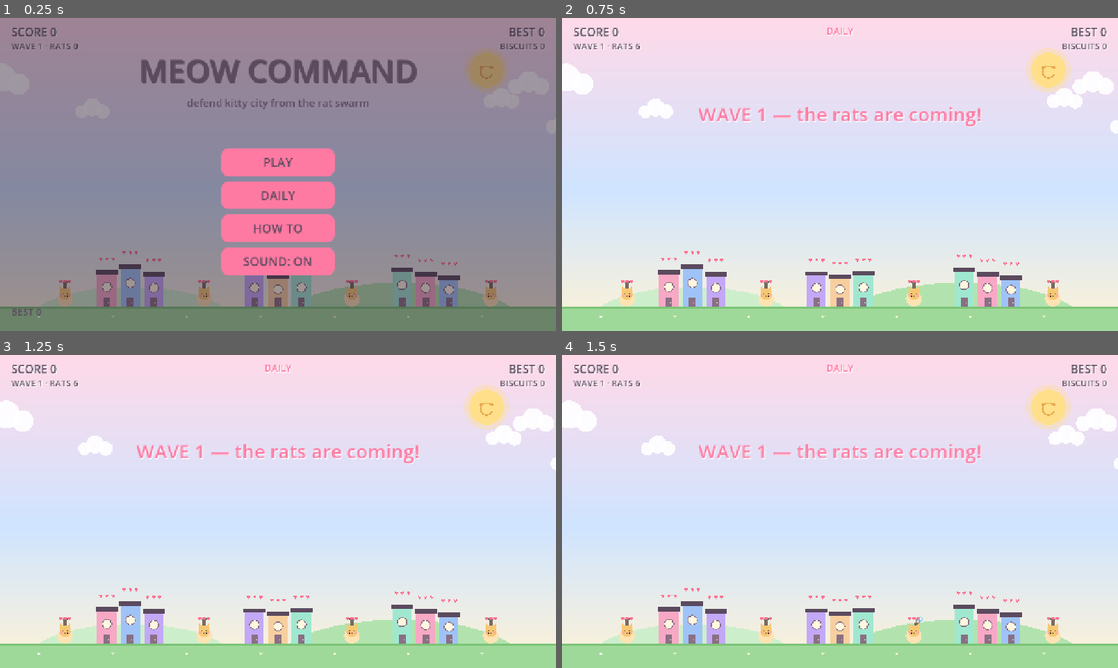
Above: before the commit, frames 1-4 (two rows, left to right).
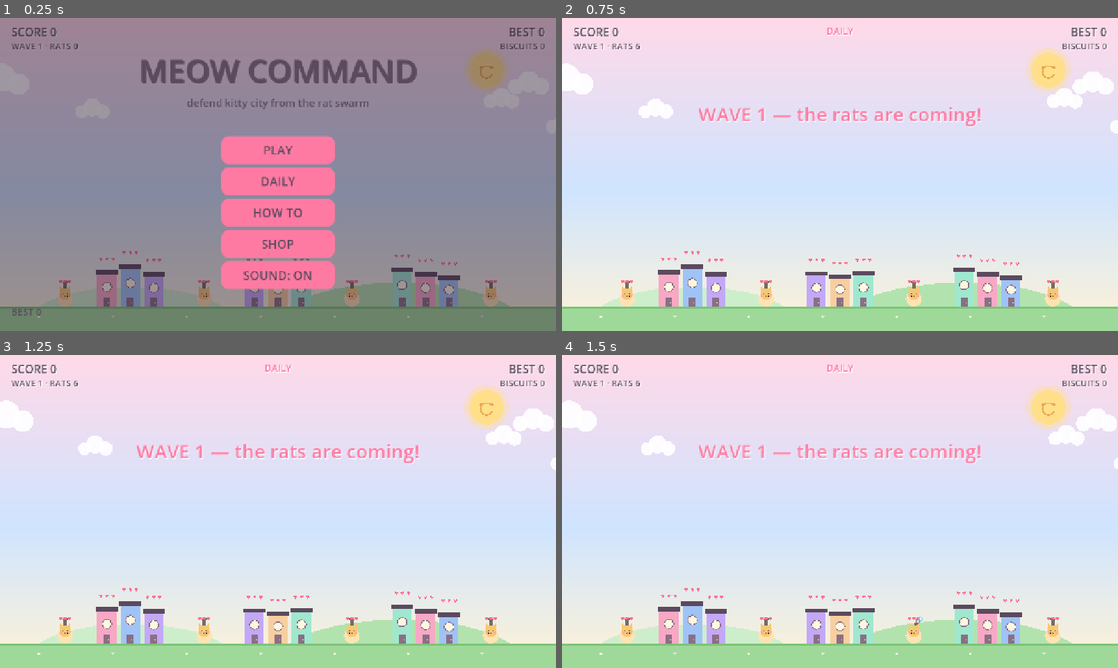
Above: after the commit, the same moments.

Repository: vl4dt/meow-command
Game: Godot game, scene res://scenes/main.tscn
The game is run twice, just before and just after one commit, with the same random seed, the same clock (stepped at 60 frames per second) and the same inputs.
Inputs (mouse positions are in pixels of both pictures, inside the frame that each line leads up to):
- Up to frame 1 (0.25 s): no input
- Up to frame 2 (0.75 s): click "DAILY" at 0.5 s
- Up to frame 3 (1.25 s): no input
- Up to frame 4 (1.5 s): move the mouse to (962, 495) at 1.27 s; click (962, 495) at 1.42 s

The runs differ from the first frame. In frame 1, 4.7% of the frame differs, in the area x 39-61%, y 37-87%; in frame 2, nothing differs; in frame 3, nothing differs; in frame 4, nothing differs.

Commit message:
Meow Command: Batch 2 - themes, skins, shop, achievements (bi8.12)
- palette.gd: static-var palette + THEMES (classic/sakura/midnight) + apply_theme()
- shop_screen.gd: theme switching (free), cat skins (mochi 100 / miso 250 / peppermint 500 biscuits), trophy shelf
- meta.gd: 10 achievements + has_achievement()
- game.gd: theme applied at boot, shop wiring, achievement triggers (first kill, combos, king, waves, kills, score, biscuits, collector)
- title screen: SHOP button; game-over: PLAY AGAIN / SHOP / COPY SCORE / MENU
- gameplay_test: name-based kill check (no freed-capture warning)
- verify.ps1 gate: ALL CHECKS PASSED

Diff:
--- a/scripts/game.gd
+++ b/scripts/game.gd
@@ -89,6 +89,7 @@
 var title_screen: Node
 var pause_screen: Node
 var howto_screen: Node
+var shop_screen: Node
 
 var hud_layer: CanvasLayer
 var score_label: Label
@@ -112,6 +113,7 @@
 func _ready() -> void:
 	randomize()
 	Meta.load_all()
+	Palette.apply_theme(Meta.theme)
 	best = Meta.best
 	sound_on = Meta.sound_on
 	sfx = SfxScript.new()
@@ -273,6 +275,10 @@
 	add_child(howto_screen)
 	howto_screen.setup(self)
 
+	shop_screen = ShopScreen.new()
+	add_child(shop_screen)
+	shop_screen.setup(self)
+
 
 func _build_gameover() -> void:
 	gameover_layer = CanvasLayer.new()
@@ -310,9 +316,10 @@
 	newbest_label.rotation = -0.18
 	gameover_layer.add_child(newbest_label)
 
-	_make_button("PLAY AGAIN", Vector2(540.0, 430.0), func(): _restart_run(), gameover_layer)
-	copy_btn = _make_button("COPY SCORE", Vector2(540.0, 510.0), _copy_score, gameover_layer)
-	_make_button("MENU", Vector2(540.0, 590.0), func(): _to_title(), gameover_layer)
+	_make_button("PLAY AGAIN", Vector2(540.0, 396.0), func(): _restart_run(), gameover_layer)
+	_make_button("SHOP", Vector2(540.0, 468.0), func(): _show_shop(), gameover_layer)
+	copy_btn = _make_button("COPY SCORE", Vector2(540.0, 540.0), _copy_score, gameover_layer)
+	_make_button("MENU", Vector2(540.0, 612.0), func(): _to_title(), gameover_layer)
 
 
 func _make_label(x: float, y: float, size: int, color: Color) -> Label:
@@ -433,6 +440,7 @@
 	title_screen.visible = false
 	pause_screen.visible = false
 	howto_screen.visible = false
+	shop_screen.visible = false
 	gameover_layer.visible = false
 	_start_wave(1)
 	_update_hud()
@@ -461,6 +469,7 @@
 	gameover_layer.visible = false
 	pause_screen.visible = false
 	howto_screen.visible = false
+	shop_screen.visible = false
 	title_screen.visible = true
 	title_screen.refresh_wallet()
 	_update_hud()
@@ -489,6 +498,14 @@
 
 func _hide_howto() -> void:
 	howto_screen.hide_screen()
+
+
+func _show_shop() -> void:
+	shop_screen.show_screen()
+
+
+func _hide_shop() -> void:
+	shop_screen.hide_screen()
 
 
 func _toggle_sound() -> void:
@@ -538,6 +555,10 @@
 		_show_banner("WAVE %d — %s" % [n, FLAVOR[(n - 1) % FLAVOR.size()]])
 		sfx.play("wave")
 	sfx.switch_tier(_tier_for(n))
+	if n >= 5:
+		_check_achievement("wave5")
+	if n >= 10:
+		_check_achievement("wave10")
 	_update_hud()
 
 
@@ -886,6 +907,7 @@
 		_spawn_children(d.position, d.target, 2)
 	elif d.kind == RatMissile.Kind.KING:
 		Meta.stats["bosses"] = int(Meta.stats.get("bosses", 0)) + 1
+		_check_achievement("king_slayer")
 		_spawn_explosion(d.position, 90.0, true)
 		_spawn_children(d.position, d.target, 4)
 		_shake(14.0)
@@ -898,6 +920,10 @@
 	elif r < BISCUIT_DROP_CHANCE + POWERUP_DROP_CHANCE:
 		_drop_powerup(d.position)
 	kills_run += 1
+	if kills_run >= 1:
+		_check_achievement("first_kill")
+	if kills_run >= 50:
+		_check_achievement("kills50")
 	_combo_milestone_check()
 	# Clutch: the last rat of the wave slows the world for a beat.
 	if rats.is_empty() and rats_to_spawn == 0 and state == State.PLAYING:
@@ -943,6 +969,22 @@
 		_show_banner("COMBO ×%d!" % (lvl + 1))
 		sfx.play("combo_up")
 		_vibrate(20)
+	if combo >= 5:
+		_check_achievement("combo5")
+	if combo >= 13:
+		_check_achievement("combo13")
+
+
+## Unlock an achievement once; celebrate with banner + chime + confetti.
+func _check_achievement(id: String) -> void:
+	if Meta.has_achievement(id):
+		return
+	Meta.achievements.append(id)
+	Meta.save_all()
+	var name := str(Meta.ACHIEVEMENTS.get(id, id)).split(" — ")[0]
+	_show_banner("TROPHY: " + name.to_upper())
+	sfx.play("unlock")
+	fx.confetti()
 
 
 func _fmt_mult(m: float) -> String:
@@ -1063,6 +1105,8 @@
 	Meta.stats["best_combo"] = maxi(int(Meta.stats.get("best_combo", 0)), best_combo_run)
 	Meta.stats["biscuits_earned"] = int(Meta.stats.get("biscuits_earned", 0)) + biscuit_run
 	Meta.biscuits += biscuit_run
+	if Meta.biscuits >= 100:
+		_check_achievement("biscuits100")
 	if daily:
 		var ds := Meta.daily_seed()
 		if int(Meta.daily.get("date", 0)) != ds:
@@ -1107,6 +1151,8 @@
 	score += points
 	if score > best:
 		best = score
+	if score >= 1000:
+		_check_achievement("score1000")
 	_update_hud()
 
 
--- a/scripts/meta.gd
+++ b/scripts/meta.gd
@@ -20,6 +20,20 @@
 	"biscuits_earned": 0, "bosses": 0,
 }
 static var daily: Dictionary = {"date": 0, "score": 0}
+
+## Trophy shelf: id -> "Name — description".
+const ACHIEVEMENTS := {
+	"first_kill": "First Pounce — pop your first rat",
+	"combo5": "Chain Reaction — reach a ×2 combo",
+	"combo13": "Cat-nado — reach a ×4 combo",
+	"king_slayer": "Rat King Slayer — defeat the Rat King",
+	"wave5": "Survivor — reach wave 5",
+	"wave10": "Veteran — reach wave 10",
+	"kills50": "Sharpshooter — pop 50 rats in one run",
+	"score1000": "Century Club — score 1000 in one run",
+	"biscuits100": "Biscuit Baker — earn 100 biscuits total",
+	"collector": "Collector — own every cat skin",
+}
 
 
 static func load_all() -> void:
@@ -68,6 +82,10 @@
 	return owned.has(id)
 
 
+static func has_achievement(id: String) -> bool:
+	return achievements.has(id)
+
+
 ## Today's seed (yyyymmdd) for the daily challenge.
 static func daily_seed() -> int:
 	var d := Time.get_date_dict_from_system()
--- a/scripts/palette.gd
+++ b/scripts/palette.gd
@@ -1,58 +1,156 @@
 class_name Palette
 extends RefCounted
-## Shared pastel palette for the whole game — one place to retheme.
+## Shared palette for the whole game — one place to retheme.
+## Colors are static vars so a theme can re-tint them at runtime;
+## THEMES holds the full color sets and apply_theme(name) activates one.
+## Every theme defines every key (rats keep their invader colors).
 
 # --- Sky & world ---
-const SKY_TOP := Color("#ffd9e8")
-const SKY_MID := Color("#cfe4ff")
-const SKY_BOTTOM := Color("#fff3d6")
-const SUN := Color("#ffdf8a")
-const SUN_FACE := Color("#e8a94e")
-const CLOUD := Color("white", 0.9)
-const HILL_FAR := Color("#cdeecb")
-const HILL_NEAR := Color("#b2e3ae")
-const GROUND := Color("#9fd99a")
-const GROUND_EDGE := Color("#7cc477")
+static var SKY_TOP := Color("#ffd9e8")
+static var SKY_MID := Color("#cfe4ff")
+static var SKY_BOTTOM := Color("#fff3d6")
+static var SUN := Color("#ffdf8a")
+static var SUN_FACE := Color("#e8a94e")
+static var CLOUD := Color("white", 0.9)
+static var HILL_FAR := Color("#cdeecb")
+static var HILL_NEAR := Color("#b2e3ae")
+static var GROUND := Color("#9fd99a")
+static var GROUND_EDGE := Color("#7cc477")
 
 # --- Cat city ---
-const BUILDING_COLORS: Array[Color] = [
+static var BUILDING_COLORS: Array = [
 	Color("#f7a8c4"),
 	Color("#9fc3f7"),
 	Color("#c3a8f7"),
 	Color("#f7cf9f"),
 	Color("#9fe8cf"),
 ]
-const BUILDING_ROOF := Color("#5b4a5e")
-const WINDOW := Color("#fff8e1")
-const WINDOW_FRAME := Color("#8a6f84")
-const DOOR := Color("#8a6f84")
-const HEART := Color("#ff6f91")
-const RUBBLE := Color("#b9a8a0")
+static var BUILDING_ROOF := Color("#5b4a5e")
+static var WINDOW := Color("#fff8e1")
+static var WINDOW_FRAME := Color("#8a6f84")
+static var DOOR := Color("#8a6f84")
+static var HEART := Color("#ff6f91")
+static var RUBBLE := Color("#b9a8a0")
 
 # --- Turrets ---
-const TURRET_BODY := Color("#f7c873")
-const TURRET_BELLY := Color("#ffe3b3")
-const TURRET_BARREL := Color("#7a6a5f")
-const CAT_EYE := Color("#3a2e2a")
-const CAT_CHEEK := Color("#ff9eb5")
-const TURRET_DEAD := Color("#b8b0ad")
+static var TURRET_BODY := Color("#f7c873")
+static var TURRET_BELLY := Color("#ffe3b3")
+static var TURRET_BARREL := Color("#7a6a5f")
+static var CAT_EYE := Color("#3a2e2a")
+static var CAT_CHEEK := Color("#ff9eb5")
+static var TURRET_DEAD := Color("#b8b0ad")
 
 # --- Rats (the invaders) ---
-const RAT_BODY := Color("#d9a066")
-const RAT_SPLITTER := Color("#c96a4a")
-const RAT_EAR := Color("#a9744f")
-const RAT_MUZZLE := Color("#f3d3b3")
-const RAT_EYE := Color("#3a2e2a")
-const RAT_NOSE := Color("#4a3728")
-const RAT_TONGUE := Color("#ff8fa3")
-const RAT_TRAIL := Color("#ffc98a")
+static var RAT_BODY := Color("#d9a066")
+static var RAT_SPLITTER := Color("#c96a4a")
+static var RAT_EAR := Color("#a9744f")
+static var RAT_MUZZLE := Color("#f3d3b3")
+static var RAT_EYE := Color("#3a2e2a")
+static var RAT_NOSE := Color("#4a3728")
+static var RAT_TONGUE := Color("#ff8fa3")
+static var RAT_TRAIL := Color("#ffc98a")
 
 # --- Player & FX ---
-const PLAYER_MISSILE := Color("#6fd3ff")
-const EXPLOSION_OUT := Color("#ffb3c7")
-const EXPLOSION_IN := Color("#fff1f5")
+static var PLAYER_MISSILE := Color("#6fd3ff")
+static var EXPLOSION_OUT := Color("#ffb3c7")
+static var EXPLOSION_IN := Color("#fff1f5")
 
 # --- UI ---
-const UI_TEXT := Color("#5b4a5e")
-const UI_ACCENT := Color("#ff7aa2")
-const OVERLAY_DIM := Color("#3a2e4a", 0.55)
+static var UI_TEXT := Color("#5b4a5e")
+static var UI_ACCENT := Color("#ff7aa2")
+static var OVERLAY_DIM := Color("#3a2e4a", 0.55)
+
+
+## Full color sets. "default" mirrors the static vars above.
+const THEMES := {
+	"default": {
+		"SKY_TOP": Color("#ffd9e8"), "SKY_MID": Color("#cfe4ff"), "SKY_BOTTOM": Color("#fff3d6"),
+		"SUN": Color("#ffdf8a"), "SUN_FACE": Color("#e8a94e"), "CLOUD": Color("white", 0.9),
+		"HILL_FAR": Color("#cdeecb"), "HILL_NEAR": Color("#b2e3ae"),
+		"GROUND": Color("#9fd99a"), "GROUND_EDGE": Color("#7cc477"),
+		"BUILDING_COLORS": [Color("#f7a8c4"), Color("#9fc3f7"), Color("#c3a8f7"), Color("#f7cf9f"), Color("#9fe8cf")],
+		"BUILDING_ROOF": Color("#5b4a5e"), "WINDOW": Color("#fff8e1"), "WINDOW_FRAME": Color("#8a6f84"),
+		"DOOR": Color("#8a6f84"), "HEART": Color("#ff6f91"), "RUBBLE": Color("#b9a8a0"),
+		"TURRET_BODY": Color("#f7c873"), "TURRET_BELLY": Color("#ffe3b3"), "TURRET_BARREL": Color("#7a6a5f"),
+		"CAT_EYE": Color("#3a2e2a"), "CAT_CHEEK": Color("#ff9eb5"), "TURRET_DEAD": Color("#b8b0ad"),
+		"RAT_BODY": Color("#d9a066"), "RAT_SPLITTER": Color("#c96a4a"), "RAT_EAR": Color("#a9744f"),
+		"RAT_MUZZLE": Color("#f3d3b3"), "RAT_EYE": Color("#3a2e2a"), "RAT_NOSE": Color("#4a3728"),
+		"RAT_TONGUE": Color("#ff8fa3"), "RAT_TRAIL": Color("#ffc98a"),
+		"PLAYER_MISSILE": Color("#6fd3ff"), "EXPLOSION_OUT": Color("#ffb3c7"), "EXPLOSION_IN": Color("#fff1f5"),
+		"UI_TEXT": Color("#5b4a5e"), "UI_ACCENT": Color("#ff7aa2"), "OVERLAY_DIM": Color("#3a2e4a", 0.55),
+	},
+	"sakura": {
+		"SKY_TOP": Color("#ffe0f0"), "SKY_MID": Color("#ffd0e8"), "SKY_BOTTOM": Color("#fff0f6"),
+		"SUN": Color("#ffc2d8"), "SUN_FACE": Color("#e87ba4"), "CLOUD": Color("white", 0.9),
+		"HILL_FAR": Color("#e9c9e2"), "HILL_NEAR": Color("#d9a9cd"),
+		"GROUND": Color("#c9a1c1"), "GROUND_EDGE": Color("#b181a9"),
+		"BUILDING_COLORS": [Color("#ffb4d2"), Color("#a9d8ff"), Color("#d4b4ff"), Color("#ffd5a9"), Color("#a9e8d1")],
+		"BUILDING_ROOF": Color("#6a4a60"), "WINDOW": Color("#fff6fb"), "WINDOW_FRAME": Color("#9a7a8c"),
+		"DOOR": Color("#9a7a8c"), "HEART": Color("#ff5f90"), "RUBBLE": Color("#c1a9b1"),
+		"TURRET_BODY": Color("#f7c873"), "TURRET_BELLY": Color("#ffe3b3"), "TURRET_BARREL": Color("#7a6a5f"),
+		"CAT_EYE": Color("#3a2e2a"), "CAT_CHEEK": Color("#ff8fb1"), "TURRET_DEAD": Color("#c1b1b9"),
+		"RAT_BODY": Color("#d9a066"), "RAT_SPLITTER": Color("#c96a4a"), "RAT_EAR": Color("#a9744f"),
+		"RAT_MUZZLE": Color("#f3d3b3"), "RAT_EYE": Color("#3a2e2a"), "RAT_NOSE": Color("#4a3728"),
+		"RAT_TONGUE": Color("#ff8fa3"), "RAT_TRAIL": Color("#ffc98a"),
+		"PLAYER_MISSILE": Color("#9fd8ff"), "EXPLOSION_OUT": Color("#ff9fc1"), "EXPLOSION_IN": Color("#fff0f8"),
+		"UI_TEXT": Color("#5e4a60"), "UI_ACCENT": Color("#ff5fa0"), "OVERLAY_DIM": Color("#4a2e4a", 0.55),
+	},
+	"midnight": {
+		"SKY_TOP": Color("#191f38"), "SKY_MID": Color("#272d52"), "SKY_BOTTOM": Color("#383e68"),
+		"SUN": Color("#e9e9ff"), "SUN_FACE": Color("#b9b9e2"), "CLOUD": Color("white", 0.22),
+		"HILL_FAR": Color("#2e4a4c"), "HILL_NEAR": Color("#254042"),
+		"GROUND": Color("#2b4b3b"), "GROUND_EDGE": Color("#1f3a2e"),
+		"BUILDING_COLORS": [Color("#7a8fd6"), Color("#8fd6cb"), Color("#b48fd6"), Color("#d6b490"), Color("#8fd6a9")],
+		"BUILDING_ROOF": Color("#14172e"), "WINDOW": Color("#ffe89f"), "WINDOW_FRAME": Color("#272d52"),
+		"DOOR": Color("#272d52"), "HEART": Color("#ff6f91"), "RUBBLE": Color("#5b607c"),
+		"TURRET_BODY": Color("#e9b960"), "TURRET_BELLY": Color("#ffd9a0"), "TURRET_BARREL": Color("#5b607c"),
+		"CAT_EYE": Color("#f0f0ff"), "CAT_CHEEK": Color("#ff8fb1"), "TURRET_DEAD": Color("#4b506c"),
+		"RAT_BODY": Color("#d9a066"), "RAT_SPLITTER": Color("#c96a4a"), "RAT_EAR": Color("#a9744f"),
+		"RAT_MUZZLE": Color("#f3d3b3"), "RAT_EYE": Color("#ffd24a"), "RAT_NOSE": Color("#4a3728"),
+		"RAT_TONGUE": Color("#ff8fa3"), "RAT_TRAIL": Color("#ffc98a"),
+		"PLAYER_MISSILE": Color("#8fd8ff"), "EXPLOSION_OUT": Color("#b48fd6"), "EXPLOSION_IN": Color("#f0e9ff"),
+		"UI_TEXT": Color("#ece4f4"), "UI_ACCENT": Color("#c990ff"), "OVERLAY_DIM": Color("#0a0a1c", 0.65),
+	},
+}
+
+
+## Activate a theme by name ("default" | "sakura" | "midnight").
+static func apply_theme(name: String) -> void:
+	var t: Dictionary = THEMES.get(name, THEMES["default"])
+	SKY_TOP = t["SKY_TOP"]
+	SKY_MID = t["SKY_MID"]
+	SKY_BOTTOM = t["SKY_BOTTOM"]
+	SUN = t["SUN"]
+	SUN_FACE = t["SUN_FACE"]
+	CLOUD = t["CLOUD"]
+	HILL_FAR = t["HILL_FAR"]
+	HILL_NEAR = t["HILL_NEAR"]
+	GROUND = t["GROUND"]
+	GROUND_EDGE = t["GROUND_EDGE"]
+	BUILDING_COLORS = t["BUILDING_COLORS"]
+	BUILDING_ROOF = t["BUILDING_ROOF"]
+	WINDOW = t["WINDOW"]
+	WINDOW_FRAME = t["WINDOW_FRAME"]
+	DOOR = t["DOOR"]
+	HEART = t["HEART"]
+	RUBBLE = t["RUBBLE"]
+	TURRET_BODY = t["TURRET_BODY"]
+	TURRET_BELLY = t["TURRET_BELLY"]
+	TURRET_BARREL = t["TURRET_BARREL"]
+	CAT_EYE = t["CAT_EYE"]
+	CAT_CHEEK = t["CAT_CHEEK"]
+	TURRET_DEAD = t["TURRET_DEAD"]
+	RAT_BODY = t["RAT_BODY"]
+	RAT_SPLITTER = t["RAT_SPLITTER"]
+	RAT_EAR = t["RAT_EAR"]
+	RAT_MUZZLE = t["RAT_MUZZLE"]
+	RAT_EYE = t["RAT_EYE"]
+	RAT_NOSE = t["RAT_NOSE"]
+	RAT_TONGUE = t["RAT_TONGUE"]
+	RAT_TRAIL = t["RAT_TRAIL"]
+	PLAYER_MISSILE = t["PLAYER_MISSILE"]
+	EXPLOSION_OUT = t["EXPLOSION_OUT"]
+	EXPLOSION_IN = t["EXPLOSION_IN"]
+	UI_TEXT = t["UI_TEXT"]
+	UI_ACCENT = t["UI_ACCENT"]
+	OVERLAY_DIM = t["OVERLAY_DIM"]
--- /dev/null
+++ b/scripts/shop_screen.gd
@@ -0,0 +1,211 @@
+class_name ShopScreen
+extends CanvasLayer
+## Shop: themes (free to switch), cat skins (biscuit currency), trophy shelf.
+## Skins are drop-in art (assets/sprites/cat_<skin>.png, see ART_SPECS.md) —
+## without the file the cat stays classic, which is fine and cute.
+
+var _game: Node = null
+var _wallet: Label = null
+var _theme_btns: Dictionary = {}
+var _skin_btns: Dictionary = {}
+var _trophy_labels: Array = []
+
+const SKINS := {
+	"default": {"name": "CLASSIC", "cost": 0},
+	"mochi": {"name": "MOCHI", "cost": 100},
+	"miso": {"name": "MISO", "cost": 250},
+	"peppermint": {"name": "PEPPERMINT", "cost": 500},
+}
+const THEME_NAMES := {
+	"default": "CLASSIC",
+	"sakura": "SAKURA",
+	"midnight": "MIDNIGHT",
+}
+
+
+func setup(game: Node) -> void:
+	_game = game
+	layer = 13
+	process_mode = Node.PROCESS_MODE_ALWAYS
+	_build()
+	refresh()
+	visible = false
+
+
+func show_screen() -> void:
+	refresh()
+	visible = true
+
+
+func hide_screen() -> void:
+	visible = false
+
+
+func _unhandled_input(event: InputEvent) -> void:
+	if event.is_action_pressed("ui_cancel"):
+		_game._hide_shop()
+
+
+func refresh() -> void:
+	if _wallet != null:
+		_wallet.text = "BISCUITS %d" % Meta.biscuits
+	for id in _theme_btns:
+		var b: Button = _theme_btns[id]
+		b.text = THEME_NAMES[id] + ("  ●" if Meta.theme == id else "")
+	for id in _skin_btns:
+		var b: Button = _skin_btns[id]
+		var cost: int = int(SKINS[id]["cost"])
+		if Meta.skin == id:
+			b.text = str(SKINS[id]["name"]) + "  ●"
+		elif Meta.has("skin_" + id):
+			b.text = str(SKINS[id]["name"]) + "  ✓"
+		else:
+			b.text = str(SKINS[id]["name"]) + "  %d" % cost
+	for e in _trophy_labels:
+		var l: Label = e["label"]
+		var unlocked := Meta.has_achievement(str(e["id"]))
+		l.text = ("★ " if unlocked else "☆ ") + str(Meta.ACHIEVEMENTS.get(str(e["id"]), e["id"]))
+		l.add_theme_color_override("font_color",
+			Palette.UI_ACCENT if unlocked else Color(Palette.UI_TEXT, 0.45))
+
+
+# ---------------------------------------------------------------- actions
+
+func _pick_theme(id: String) -> void:
+	Meta.theme = id
+	Meta.save_all()
+	Palette.apply_theme(id)
+	_game.sfx.play("biscuit")
+	refresh()
+
+
+func _buy_skin(id: String) -> void:
+	var cost: int = int(SKINS[id]["cost"])
+	if Meta.has("skin_" + id):
+		Meta.skin = id
+		Meta.save_all()
+		_game.sfx.play("biscuit")
+		refresh()
+		return
+	if Meta.biscuits < cost:
+		_game.sfx.play("city_hit")
+		return
+	Meta.biscuits -= cost
+	Meta.owned.append("skin_" + id)
+	Meta.skin = id
+	Meta.save_all()
+	_game.sfx.play("unlock")
+	_game.fx.confetti()
+	if _all_skins_owned():
+		_game._check_achievement("collector")
+	refresh()
+
+
+func _all_skins_owned() -> bool:
+	for id in SKINS:
+		if not Meta.has("skin_" + id):
+			return false
+	return true
+
+
+# ------------------------------------------------------------------- build
+
+func _build() -> void:
+	var dim := ColorRect.new()
+	dim.color = Color(0.16, 0.1, 0.18, 0.65)
+	dim.position = Vector2.ZERO
+	dim.size = Vector2(1280, 720)
+	add_child(dim)
+
+	var title := _make_label(0, 34, 48, Palette.UI_TEXT)
+	title.text = "SHOP"
+	title.horizontal_alignment = HORIZONTAL_ALIGNMENT_CENTER
+	title.size = Vector2(1280, 60)
+	add_child(title)
+
+	_wallet = _make_label(0, 92, 24, Palette.UI_ACCENT)
+	_wallet.horizontal_alignment = HORIZONTAL_ALIGNMENT_CENTER
+	_wallet.size = Vector2(1280, 32)
+	add_child(_wallet)
+
+	# Themes (free to switch — visual customization)
+	var th := _make_label(140, 144, 22, Palette.UI_ACCENT)
+	th.text = "THEMES — FREE"
+	add_child(th)
+	var txs := [140.0, 480.0, 820.0]
+	var tids := ["default", "sakura", "midnight"]
+	for i in tids.size():
+		var id: String = tids[i]
+		var b := _make_button("", Vector2(txs[i], 182), _make_theme_cb(id))
+		b.size = Vector2(280, 56)
+		_theme_btns[id] = b
+
+	# Cat skins (biscuit currency)
+	var sh := _make_label(140, 268, 22, Palette.UI_ACCENT)
+	sh.text = "CAT SKINS"
+	add_child(sh)
+	var sxs := [140.0, 390.0, 640.0, 890.0]
+	var sids := ["default", "mochi", "miso", "peppermint"]
+	for i in sids.size():
+		var id: String = sids[i]
+		var b := _make_button("", Vector2(sxs[i], 306), _make_skin_cb(id))
+		b.size = Vector2(230, 56)
+		_skin_btns[id] = b
+
+	# Trophy shelf
+	var ah := _make_label(140, 394, 22, Palette.UI_ACCENT)
+	ah.text = "TROPHIES"
+	add_child(ah)
+	var col := 0
+	var y := 432.0
+	for id in Meta.ACHIEVEMENTS:
+		var l := _make_label(0.0, 0.0, 17, Palette.UI_TEXT)
+		l.size = Vector2(520, 26)
+		l.position = Vector2(140.0 + float(col) * 520.0, y)
+		add_child(l)
+		_trophy_labels.append({"id": id, "label": l})
+		col += 1
+		if col == 2:
+			col = 0
+			y += 36.0
+
+	_make_button("BACK", Vector2(1280.0 / 2.0 - 130.0, 648), func(): _game._hide_shop())
+
+
+func _make_theme_cb(id: String) -> Callable:
+	return func(): _pick_theme(id)
+
+
+func _make_skin_cb(id: String) -> Callable:
+	return func(): _buy_skin(id)
+
+
+func _make_button(text: String, pos: Vector2, cb: Callable) -> Button:
+	var b := Button.new()
+	b.text = text
+	b.position = pos
+	b.size = Vector2(260, 64)
+	b.add_theme_font_size_override("font_size", 22)
+	b.add_theme_color_override("font_color", Palette.UI_TEXT)
+	var sb := StyleBoxFlat.new()
+	sb.bg_color = Palette.UI_ACCENT
+	sb.set_corner_radius_all(14)
+	sb.set_content_margin_all(10)
+	b.add_theme_stylebox_override("normal", sb)
+	var sbh := sb.duplicate() as StyleBoxFlat
+	sbh.bg_color = (Palette.UI_ACCENT as Color).lightened(0.18)
+	b.add_theme_stylebox_override("hover", sbh)
+	var sbd := sb.duplicate() as StyleBoxFlat
+	sbd.bg_color = (Palette.UI_ACCENT as Color).darkened(0.18)
+	b.add_theme_stylebox_override("pressed", sbd)
+	b.pressed.connect(cb)
+	add_child(b)
+	return b
+
+
+func _make_label(x: float, y: float, size: int, color: Color) -> Label:
+	var l := Label.new()
+	l.position = Vector2(x, y)
+	l.add_theme_font_size_override("font_size", size)
+	l.add_theme_color_override("font_color", color)
+	return l
--- a/scripts/title_screen.gd
+++ b/scripts/title_screen.gd
@@ -66,10 +66,11 @@
 		add_child(sub)
 
 	var cx := 1280.0 / 2.0 - 130.0
-	_add_button("PLAY", Vector2(cx, 300), func(): _game._begin_run(false))
-	_add_button("DAILY", Vector2(cx, 376), func(): _game._begin_run(true))
-	_add_button("HOW TO", Vector2(cx, 452), func(): _game._show_howto())
-	_sound_btn = _add_button("", Vector2(cx, 528), _toggle_sound)
+	_add_button("PLAY", Vector2(cx, 272), func(): _game._begin_run(false))
+	_add_button("DAILY", Vector2(cx, 344), func(): _game._begin_run(true))
+	_add_button("HOW TO", Vector2(cx, 416), func(): _game._show_howto())
+	_add_button("SHOP", Vector2(cx, 488), func(): _game._show_shop())
+	_sound_btn = _add_button("", Vector2(cx, 560), _toggle_sound)
 	_update_sound_btn()
 
 	_best_label = _make_label(26, 660, 22, Palette.UI_TEXT)
--- a/tools/gameplay_test.gd
+++ b/tools/gameplay_test.gd
@@ -51,8 +51,10 @@
 	var rat = main.rats[main.rats.size() - 1]
 	rat.speed = 0.0  # park it so the shot is fair
 	main._fire_at(rat.position)
+	# Look up by name (not object) so the lambda never captures a freed node.
+	var rat_name: String = rat.name
 	var killed := await _wait_until(
-		func(): return not is_instance_valid(rat) or not main.rats.has(rat),
+		func(): return main.rats.filter(func(d): return d.name == rat_name).is_empty(),
 		6000, "shot rat to be killed")
 	if not killed:
 		errors += 1
Not shown, added: scripts/shop_screen.gd.uid
